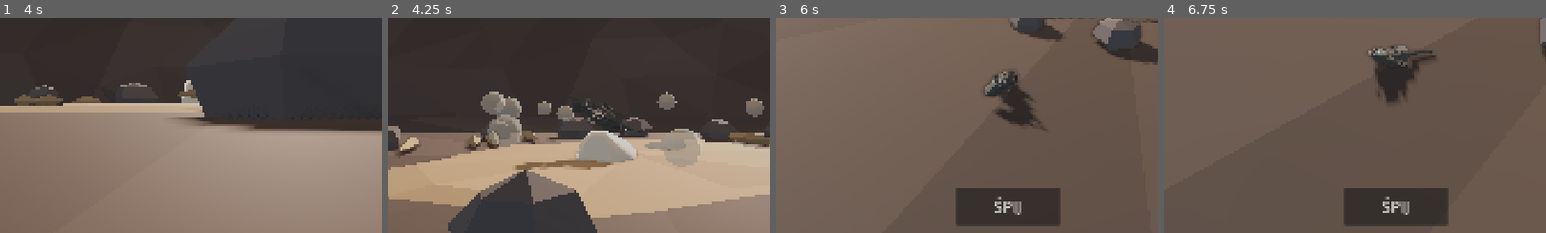
Above: before the commit, frames 1-4 (left to right).
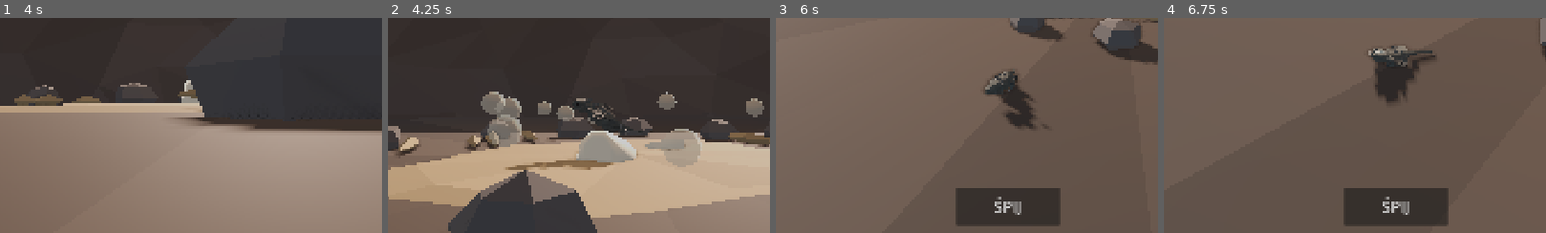
Above: after the commit, the same moments.

Repository: slota145/3d-dragon-game
Game: Godot game, scene res://scenes/boot.tscn
The game is run twice, just before and just after one commit, with the same random seed, the same clock (stepped at 60 frames per second) and the same inputs.
Inputs (mouse positions are % of the whole screen's width and height, from its top left):
- Up to frame 1 (4 s): move the mouse to (72, 45) at 0.52 s; hold D (move_right) 0.53-1.25 s; hold R (fire) 0.53-1.25 s; click (72, 45) at 0.67 s; tap Space (flap) at 0.77, 1.07, 3.77 s; drag from (30, 55) to (45, 70) at 1.27 s; move the mouse to (60, 28) at 2.02 s; hold D (move_right) 2.03-2.75 s; hold R (fire) 2.03-2.75 s; tap Q (cam_left) at 2.1 s; drag from (45, 70) to (20, 35) at 2.77 s; move the mouse to (80, 65) at 3.52 s; hold A (move_left) from 3.53 s (still down); hold Shift (dash) from 3.53 s (still down); tap R (fire) at 3.8 s
- Up to frame 2 (4.25 s): keep holding A (move_left); keep holding Shift (dash); tap Space (flap) at 4.07 s
- Up to frame 3 (6 s): release A (move_left) at 4.25 s; release Shift (dash) at 4.25 s; drag from (20, 35) to (35, 25) at 4.27 s; move the mouse to (55, 50) at 5.02 s; hold S (move_back) 5.03-5.75 s; hold R (fire) 5.03-5.75 s; click (55, 50) at 5.17 s; drag from (35, 25) to (30, 55) at 5.77 s
- Up to frame 4 (6.75 s): move the mouse to (72, 45) at 6.52 s; hold W (move_forward) from 6.53 s (still down); hold R (fire) from 6.53 s (still down); tap Q (cam_left) at 6.6 s
The pictures show only the part of the screen within x 20-70%, y 47-97%; the shares and areas given below are measured in that part.

Frame 1 is identical in both runs. In frame 2, 0.2% of the frame differs, in the area x 30-53%, y 37-71%; in frame 3, 0.3%, in the area x 54-70%, y 25-52%; in frame 4, 0.1%.

Commit message:
Celowanie: kierunek kamery podniesiony o jej nachylenie (ogień poziomo)
Co-Authored-By: Claude Opus 5.5 <noreply@anthropic.com>
Claude-Session: https://claude.ai/code/session_01Ves32BxAhBVxU1wfrWL8eZ

Diff:
--- a/scripts/game/dragon_controller.gd
+++ b/scripts/game/dragon_controller.gd
@@ -164,6 +164,8 @@
 const HEAD_YAW_MAX := deg_to_rad(95.0)
 const HEAD_PITCH_MIN := deg_to_rad(-45.0)
 const HEAD_PITCH_MAX := deg_to_rad(35.0)
+## O ile podnieść kierunek kamery przy celowaniu (≈ domyślne nachylenie kamery w dół).
+const AIM_RAISE_DEG := 16.0
 ## Stożek pomocy w celowaniu (stopnie).
 const ASSIST_DEG := 9.0
 
@@ -253,7 +255,9 @@
 func _update_aim(delta: float) -> void:
 	if not camera:
 		return
-	var fwd := -camera.global_basis.z
+	# kierunek kamery podniesiony o jej domyślne nachylenie: przy zwykłym ustawieniu kamery
+	# (z góry, zza smoka) ogień leci poziomo, a celownik wypada nad smokiem
+	var fwd := (-camera.global_basis.z).rotated(camera.global_basis.x.normalized(), deg_to_rad(AIM_RAISE_DEG))
 	var from := camera.global_position
 	var far := from + fwd * 220.0
 	var q := PhysicsRayQueryParameters3D.create(from + fwd * 2.0, far)
--- a/tools/test_fire.gd
+++ b/tools/test_fire.gd
@@ -126,7 +126,7 @@
 		if r is Prey and not (r is Villager) and (r as Prey).is_alive():
 			target_sheep = r
 			break
-	var aim_fwd := -cam.global_basis.z
+	var aim_fwd := player.fire_direction()
 	target_sheep.global_position = player.mouth_position() + Vector3(aim_fwd.x, 0, aim_fwd.z).normalized() * 25.0 + Vector3.RIGHT.rotated(Vector3.UP, cam.rotation.y) * 2.0
 	target_sheep.global_position.y = Terrain.height(target_sheep.global_position.x, target_sheep.global_position.z)
 	target_sheep.home_radius = 0.0
